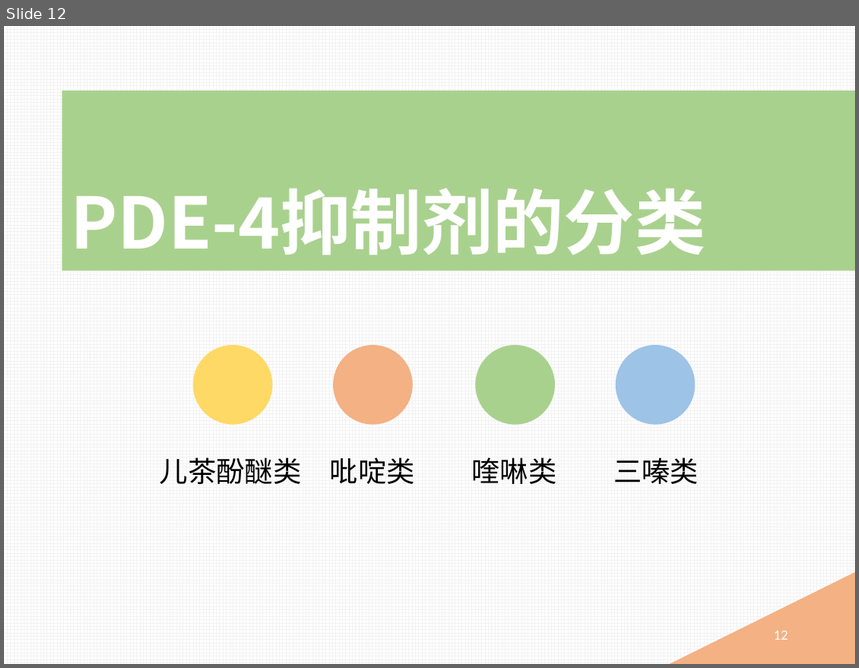
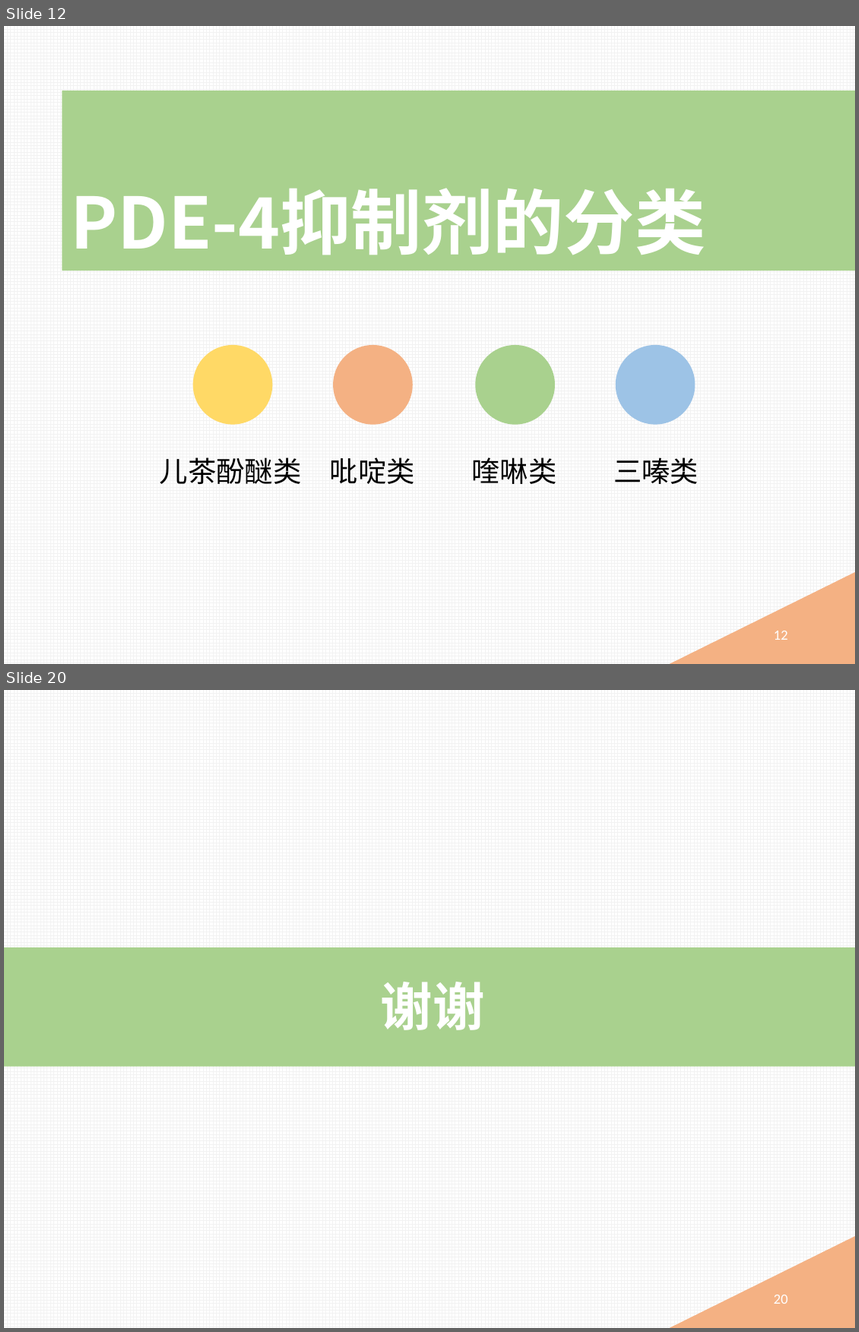
Before and after one commit to mingyong/Project-PDE, a slide deck: 磷酸二酯酶抑制剂.pptx. Shown one above the other, each under a label of ours: slide 12 before the commit, slides 12 and 20 after it; the slides between them are not shown. The pictures are 859x668 and 859x1332 pixels, drawn with LibreOffice and Linux fonts; fonts in the diff are those of the drawing. Boxes give left, top, right and bottom in pixels: in the first picture for what was removed or moved away, otherwise in the second. Text is boxed around its words. In the diff, an @@ line names an element or a change of style, - is before the commit and + after.

```diff
--- a/磷酸二酯酶抑制剂.pptx
+++ b/磷酸二酯酶抑制剂.pptx
@@ slide 20 added at [4, 690, 855, 1328], background pattern #F2F2F2 on #FFFFFF @@
@@ rectangle added at [4, 948, 855, 1067], fill #A9D18E @@
@@ title added at [381, 982, 485, 1030], 44 pt, text #FFFFFF, bold @@
+谢谢
@@ triangle added at [670, 1236, 855, 1328], fill #F4B183 @@
@@ page number added at [774, 1295, 788, 1304], 12 pt, text #FFFFFF @@
+20
```
Also in this commit, not shown: 11 slides changed.
